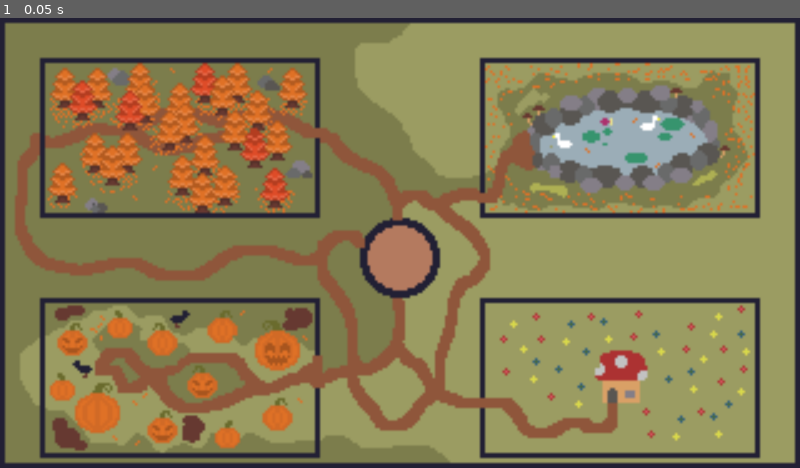
Above: before the commit, frame 1.
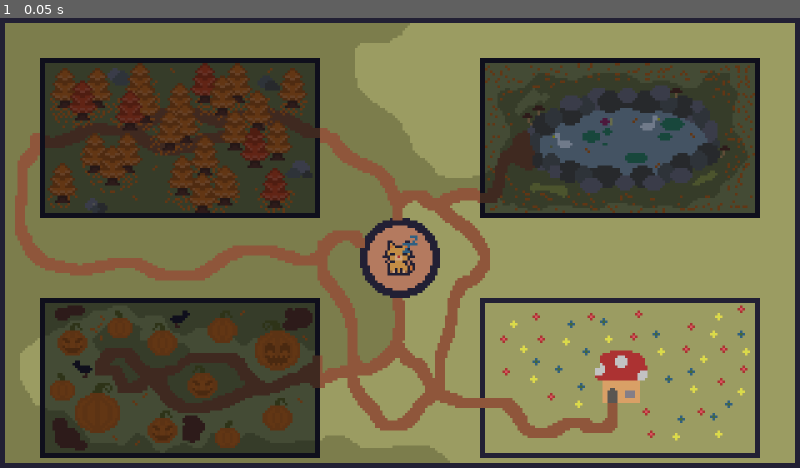
Above: after the commit, the same moment.

Repository: Aaryan-J/Colorful-Fall
Game: Godot game, scene res://Scenes/main.tscn
The game is run twice, just before and just after one commit, with the same random seed, the same clock (stepped at 60 frames per second) and the same inputs.
Inputs:
- Up to frame 1 (0.05 s): no input

The runs differ from the first frame. In frame 1, 39% of the frame differs, in the area x 0-100%, y 0-100%.
Error after the commit: Trying to assign value of type 'TextureProgressBar' to a variable of type 'ProgressBar'. (res://Scenes/mapWindow.gd:8)

Commit message:
added basic functionality to mapscreen

Diff:
--- a/Scenes/main.tscn
+++ b/Scenes/main.tscn
@@ -1,11 +1,136 @@
 [gd_scene format=3 uid="uid://4qie4g6ryedd"]
 
 [ext_resource type="Texture2D" uid="uid://da1jfha46274b" path="res://Assets/BG/bg.png" id="1_jjgbg"]
+[ext_resource type="Script" uid="uid://dbra4xg2676bk" path="res://Scenes/mapWindow.gd" id="2_6bp64"]
+[ext_resource type="Texture2D" uid="uid://d3jqjohgwaeph" path="res://Assets/Regions/Forest.png" id="2_21xkr"]
+[ext_resource type="Texture2D" uid="uid://du07d7qbwdfro" path="res://Assets/Regions/pond.png" id="3_6bp64"]
+[ext_resource type="Texture2D" uid="uid://bflp10pbp4471" path="res://Assets/Regions/pumpkin.png" id="4_344ge"]
+[ext_resource type="Texture2D" uid="uid://2hg2oqrcqqmm" path="res://Assets/Regions/shop.png" id="5_ynf5e"]
+[ext_resource type="Texture2D" uid="uid://brtan3m7erefw" path="res://Assets/sleepyKitty.png" id="6_hptm8"]
 
 [node name="Node2D" type="Control" unique_id=2061939042]
 layout_mode = 3
 anchors_preset = 0
 
 [node name="Sprite2D" type="Sprite2D" parent="." unique_id=487192774]
+texture_filter = 1
 position = Vector2(160, 90)
 texture = ExtResource("1_jjgbg")
+
+[node name="UI" type="CanvasLayer" parent="." unique_id=490780815]
+
+[node name="MapWindow" type="Control" parent="UI" unique_id=827917528]
+layout_mode = 3
+anchors_preset = 15
+anchor_right = 1.0
+anchor_bottom = 1.0
+grow_horizontal = 2
+grow_vertical = 2
+script = ExtResource("2_6bp64")
+
+[node name="Forest" type="TextureButton" parent="UI/MapWindow" unique_id=681716132]
+self_modulate = Color(0.4392157, 0.47843137, 0.5411765, 1)
+texture_filter = 1
+layout_mode = 0
+offset_left = 16.0
+offset_top = 16.0
+offset_right = 128.0
+offset_bottom = 80.0
+texture_normal = ExtResource("2_21xkr")
+
+[node name="ProgressBar" type="TextureProgressBar" parent="UI/MapWindow/Forest" unique_id=769758253]
+layout_mode = 0
+offset_left = 16.0
+offset_right = 96.0
+offset_bottom = 8.0
+
+[node name="Pond" type="TextureButton" parent="UI/MapWindow" unique_id=360938577]
+self_modulate = Color(0.4392157, 0.47843137, 0.5411765, 1)
+texture_filter = 1
+layout_mode = 0
+offset_left = 192.0
+offset_top = 16.0
+offset_right = 304.0
+offset_bottom = 80.0
+texture_normal = ExtResource("3_6bp64")
+
+[node name="ProgressBar" type="TextureProgressBar" parent="UI/MapWindow/Pond" unique_id=926759798]
+layout_mode = 0
+offset_left = 16.0
+offset_right = 96.0
+offset_bottom = 8.0
+
+[node name="PumpkinPatch" type="TextureButton" parent="UI/MapWindow" unique_id=1147793649]
+self_modulate = Color(0.4392157, 0.47843137, 0.5411765, 1)
+texture_filter = 1
+layout_mode = 0
+offset_left = 16.0
+offset_top = 112.0
+offset_right = 128.0
+offset_bottom = 176.0
+texture_normal = ExtResource("4_344ge")
+
+[node name="ProgressBar" type="TextureProgressBar" parent="UI/MapWindow/PumpkinPatch" unique_id=1102948288]
+layout_mode = 0
+offset_left = 16.0
+offset_right = 96.0
+offset_bottom = 8.0
+
+[node name="SleepingCat" type="TextureRect" parent="UI/MapWindow" unique_id=1528412915]
+texture_filter = 1
+layout_mode = 1
+anchors_preset = 8
+anchor_left = 0.5
+anchor_top = 0.5
+anchor_right = 0.5
+anchor_bottom = 0.5
+offset_left = -8.0
+offset_top = -3.0
+offset_right = 8.0
+offset_bottom = 13.0
+grow_horizontal = 2
+grow_vertical = 2
+texture = ExtResource("6_hptm8")
+stretch_mode = 2
+
+[node name="Shop" type="TextureButton" parent="UI/MapWindow" unique_id=474102114]
+texture_filter = 1
+layout_mode = 0
+offset_left = 192.0
+offset_top = 112.0
+offset_right = 304.0
+offset_bottom = 176.0
+texture_normal = ExtResource("5_ynf5e")
+
+[node name="ShopWindow" type="Control" parent="UI" unique_id=649589901]
+layout_mode = 3
+anchors_preset = 8
+anchor_left = 0.5
+anchor_top = 0.5
+anchor_right = 0.5
+anchor_bottom = 0.5
+offset_left = -80.0
+offset_top = -45.0
+offset_right = 80.0
+offset_bottom = 45.0
+grow_horizontal = 2
+grow_vertical = 2
+
+[node name="TypingWindow" type="Control" parent="UI" unique_id=1423576329]
+layout_mode = 3
+anchors_preset = 8
+anchor_left = 0.5
+anchor_top = 0.5
+anchor_right = 0.5
+anchor_bottom = 0.5
+offset_left = -80.0
+offset_top = -45.0
+offset_right = 80.0
+offset_bottom = 45.0
+grow_horizontal = 2
+grow_vertical = 2
+
+[connection signal="pressed" from="UI/MapWindow/Forest" to="UI/MapWindow" method="_on_forest_pressed"]
+[connection signal="pressed" from="UI/MapWindow/Pond" to="UI/MapWindow" method="_on_pond_pressed"]
+[connection signal="pressed" from="UI/MapWindow/PumpkinPatch" to="UI/MapWindow" method="_on_pumpkin_patch_pressed"]
+[connection signal="pressed" from="UI/MapWindow/Shop" to="UI/MapWindow" method="_on_shop_pressed"]
--- /dev/null
+++ b/Scenes/mapWindow.gd
@@ -0,0 +1,72 @@
+extends Control
+
+# references
+@onready var forestButton: TextureButton = $Forest
+@onready var pondButton: TextureButton = $Pond
+@onready var pumpkinButton: TextureButton = $PumpkinPatch
+
+@onready var forestProgress: ProgressBar = $Forest/ProgressBar
+@onready var pondProgress: ProgressBar = $Pond/ProgressBar
+@onready var pumpkinProgress: ProgressBar = $PumpkinPatch/ProgressBar
+
+# tracking states
+var regionCompletion = {
+	"canopy": {"current": 0, "max": 40, "completed": false, "button": null, "progress": null},
+	"lake": {"current": 0, "max": 60, "completed": false, "button": null, "progress": null},
+	"pumpkin": {"current": 0, "max": 100, "completed": false, "button": null, "progress": null}
+}
+
+func _ready() -> void:
+	# link code directory to nodes
+	regionCompletion["canopy"]["button"] = forestButton
+	regionCompletion["canopy"]["progress"] = forestProgress
+
+	regionCompletion["lake"]["button"] = pondButton
+	regionCompletion["lake"]["progress"] = pondProgress
+
+	regionCompletion["pumpkin"]["button"] = pumpkinButton
+	regionCompletion["pumpkin"]["progress"] = pumpkinProgress
+
+	# set max requirements on progress bars
+	for regionName in regionCompletion:
+		var region = regionCompletion[regionName]
+		region["progress"].max_value = region["max"]
+		region["progress"].value = 0
+
+# add progression points
+func advance_region_progress(regionName: String, amount: int) -> void:
+	if not regionCompletion.has(regionName) or regionCompletion[regionName]["completed"]:
+		return
+
+	var region = regionCompletion[regionName]
+	region["current"] = clampi(region["current"] + amount, 0, region["max"])
+	region["progress"].value = region["current"]
+
+	# check if region has reached 100% color restoration
+	if region["current"] >= region["max"]:
+		restore_region_color(regionName)
+
+# restore region color
+func restore_region_color(regionName: String) -> void:
+	var region = regionCompletion[regionName]
+	region["completed"] = true
+	region["button"].disabled = true # lock the button so they can't click it again
+
+	# smoothly fade self modulate from grey back to white over 1.5 seconds
+	var tween = create_tween().set_trans(Tween.TRANS_CUBIC).set_ease(Tween.EASE_OUT)
+	tween.tween_property(region["button"], "self_modulate", Color(1, 1, 1, 1), 1.5)
+
+	print(regionName, " is fully restored to autumn colors!")
+
+
+func _on_forest_pressed() -> void:
+	print_debug("Pressed Forest button")
+
+func _on_shop_pressed() -> void:
+	print_debug("Pressed Shop button")
+
+func _on_pumpkin_patch_pressed() -> void:
+	print_debug("Pressed Pumpkin Patch button")
+
+func _on_pond_pressed() -> void:
+	print_debug("Pressed Pond button")
Binary file added: Assets/sleepyKitty.png
Not shown, added: Assets/sleepyKitty.png.import
Not shown, added: Scenes/mapWindow.gd.uid
